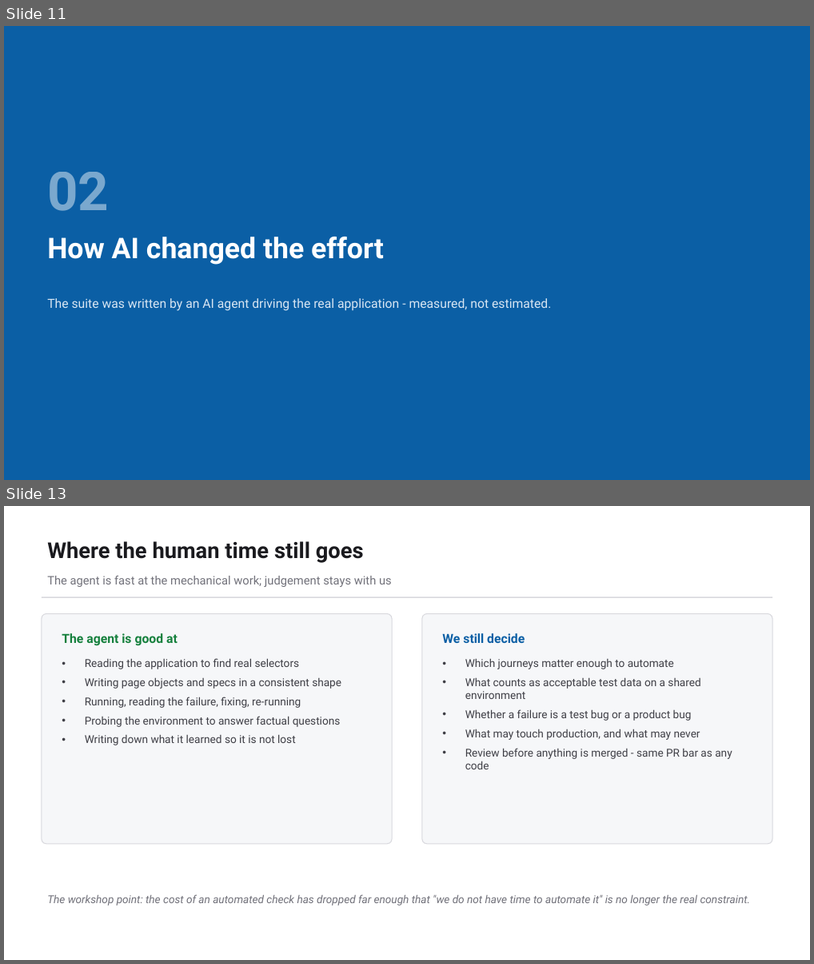
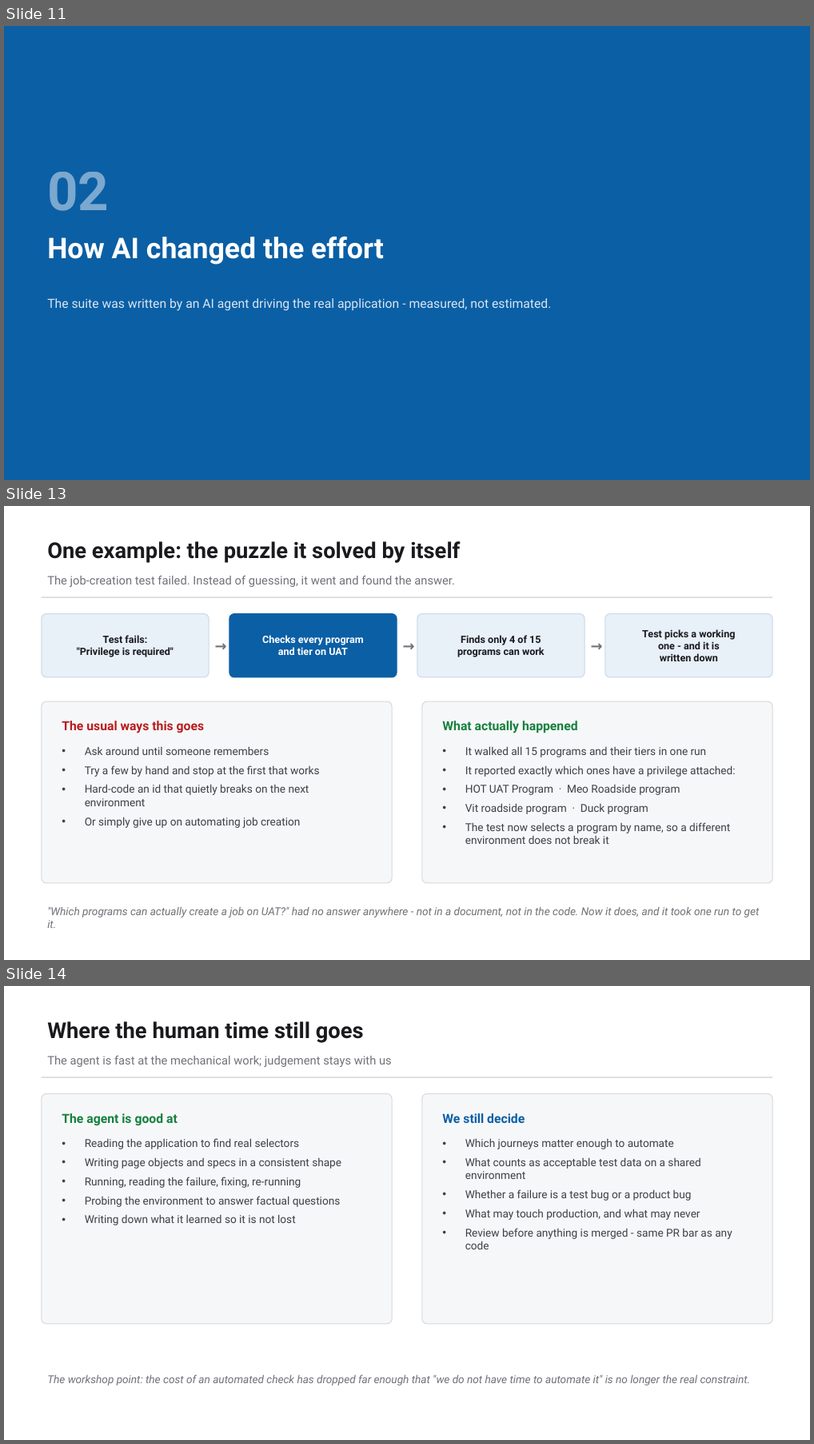
Before and after one commit to bulubuloa/AS.APAC.AI.Workshop, a slide deck: presentations/Web_Test_Automation_Playwright.pptx. Shown one above the other, each under a label of ours: slides 11 and 13 before the commit, slides 11, 13 and 14 after it; the slides between them are not shown. The pictures are 814x964 and 814x1444 pixels, drawn with LibreOffice and Linux fonts; fonts in the diff are those of the drawing. Boxes give left, top, right and bottom in pixels: in the first picture for what was removed or moved away, otherwise in the second. Text is boxed around its words. In the diff, an @@ line names an element or a change of style, - is before the commit and + after.

Commit message:
Playwright deck: plain-language AI slide plus a worked example of the agent solving a problem

```diff
--- a/presentations/Web_Test_Automation_Playwright.pptx
+++ b/presentations/Web_Test_Automation_Playwright.pptx
@@ slide 13 added at [4,506,810,960], background #FFFFFF @@
@@ text added at [47,541,460,563], 26 pt, text #1A1A1E, bold @@
+One example: the puzzle it solved by itself
@@ text added at [47,576,455,587], 14 pt, text #71717A @@
+The job-creation test failed. Instead of guessing, it went and found the answer.
@@ rectangle added at [42,596,773,598], fill #D9D9DE @@
@@ rounded rectangle added at [42,614,209,677], fill #E8F0F8, outline #C9DAEA 1 pt @@
@@ text added at [209,614,230,677], 17 pt, text #71717A, bold @@
+→
@@ rounded rectangle added at [230,614,398,677], fill #0B5FA5, outline #0B5FA5 1 pt @@
@@ text added at [398,614,418,677], 17 pt, text #71717A, bold @@
+→
@@ rounded rectangle added at [418,614,586,677], fill #E8F0F8, outline #C9DAEA 1 pt @@
@@ text added at [585,614,606,677], 17 pt, text #71717A, bold @@
+→
@@ rounded rectangle added at [606,614,773,677], fill #E8F0F8, outline #C9DAEA 1 pt @@
@@ text added at [77,635,174,657], 12 pt, text #1A1A1E, bold @@
+Test fails:
+"Privilege is required"
@@ text added at [262,635,364,655], 12 pt, text #FFFFFF, bold @@
+Checks every program
+and tier on UAT
@@ text added at [458,635,545,657], 12 pt, text #1A1A1E, bold @@
+Finds only 4 of 15
+programs can work
@@ text added at [642,629,735,661], 12 pt, text #1A1A1E, bold @@
+Test picks a working
+one - and it is
+written down
@@ rounded rectangle added at [42,701,392,883], fill #F6F7F9, outline #D9D9DE 1 pt @@
@@ text added at [62,720,204,733], 15 pt, text #B91C1C, bold @@
+The usual ways this goes
@@ rounded rectangle added at [422,701,774,883], fill #F6F7F9, outline #D9D9DE 1 pt @@
@@ text added at [442,720,578,733], 15 pt, text #15803D, bold @@
+What actually happened
@@ text added at [85,746,320,828], 13 pt, text #3F3F46 @@
+• Ask around until someone remembers
+• Try a few by hand and stop at the first that works
+• Hard-code an id that quietly breaks on the next environment
+• Or simply give up on automating job creation
@@ text added at [466,746,736,844], 13 pt, text #3F3F46 @@
+• It walked all 15 programs and their tiers in one run
+• It reported exactly which ones have a privilege attached:
+• HOT UAT Program · Meo Roadside program
+• Vit roadside program · Duck program
+• The test now selects a program by name, so a different environment does not break it
@@ text added at [47,907,760,928], 13 pt, text #71717A, italic @@
+"Which programs can actually create a job on UAT?" had no answer anywhere - not in a document, not in the code. Now it does, and it took one run to get it.
@@ what was slide 13 is now slide 14 @@
```
Also in this commit, not shown: 1 slide changed, 1 other file.
